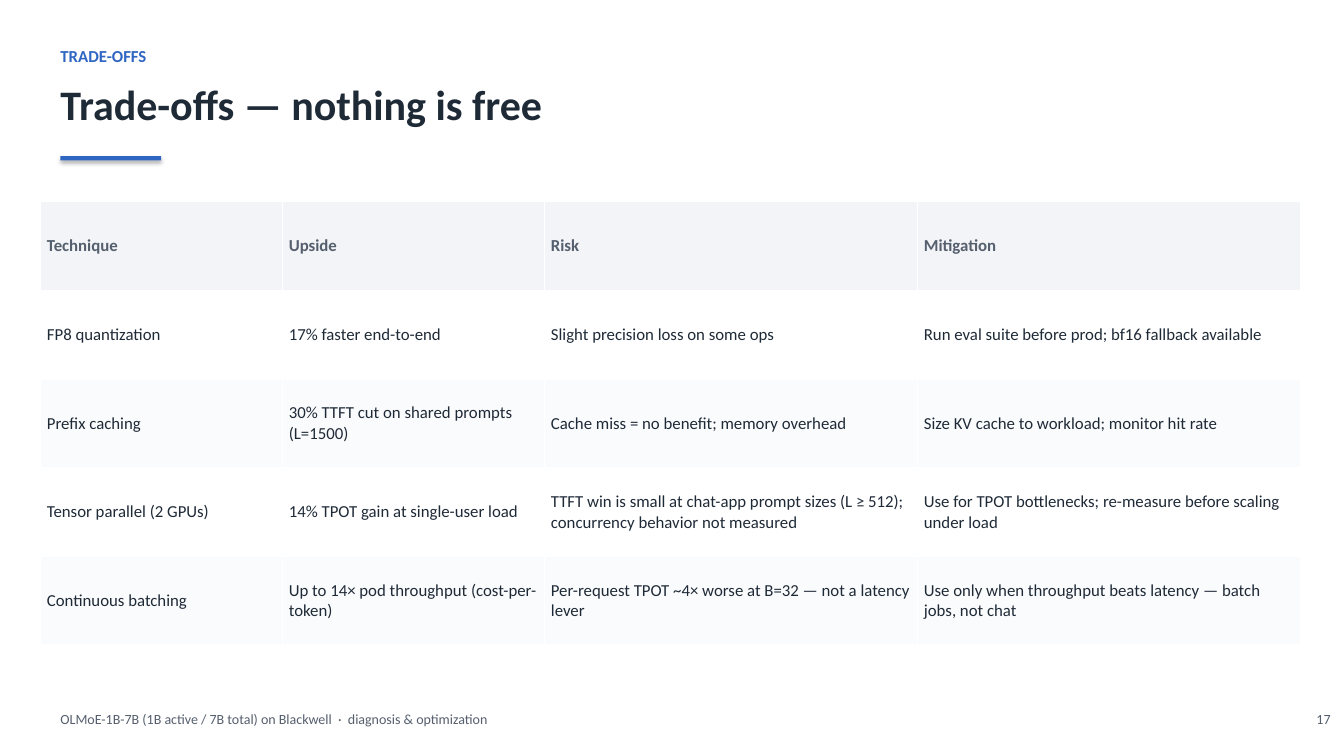
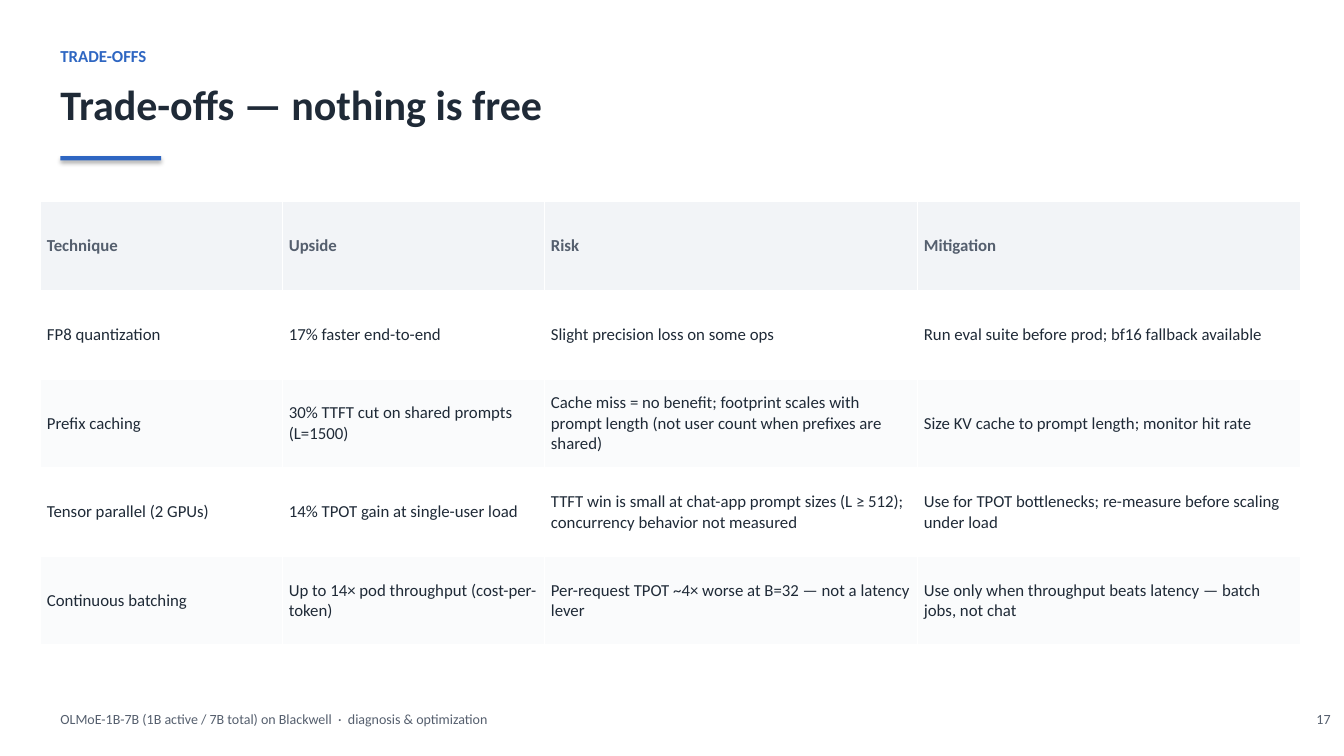
Before and after one commit to harishvs/moe-inference-optimize, a slide deck: slide 17 of talk/deck.pptx. Drawn at 1344x756 pixels with LibreOffice and Linux fonts; fonts in the diff are those of the drawing. Boxes give left, top, right and bottom in pixels: in the first picture for what was removed or moved away, otherwise in the second. Text is boxed around its words. In the diff, an @@ line names an element or a change of style, - is before the commit and + after.

Commit message:
fixed the kv cache size desc

```diff
--- a/talk/deck.pptx
+++ b/talk/deck.pptx
@@ table at bbox=[40, 202, 1301, 645] @@
-row 3, column 3: Cache miss = no benefit; memory overhead
+row 3, column 3: Cache miss = no benefit; footprint scales with prompt length (not user count when prefixes are shared)
-row 3, column 4: Size KV cache to workload; monitor hit rate
+row 3, column 4: Size KV cache to prompt length; monitor hit rate
```
Also in this commit, not shown: 1 other file.
